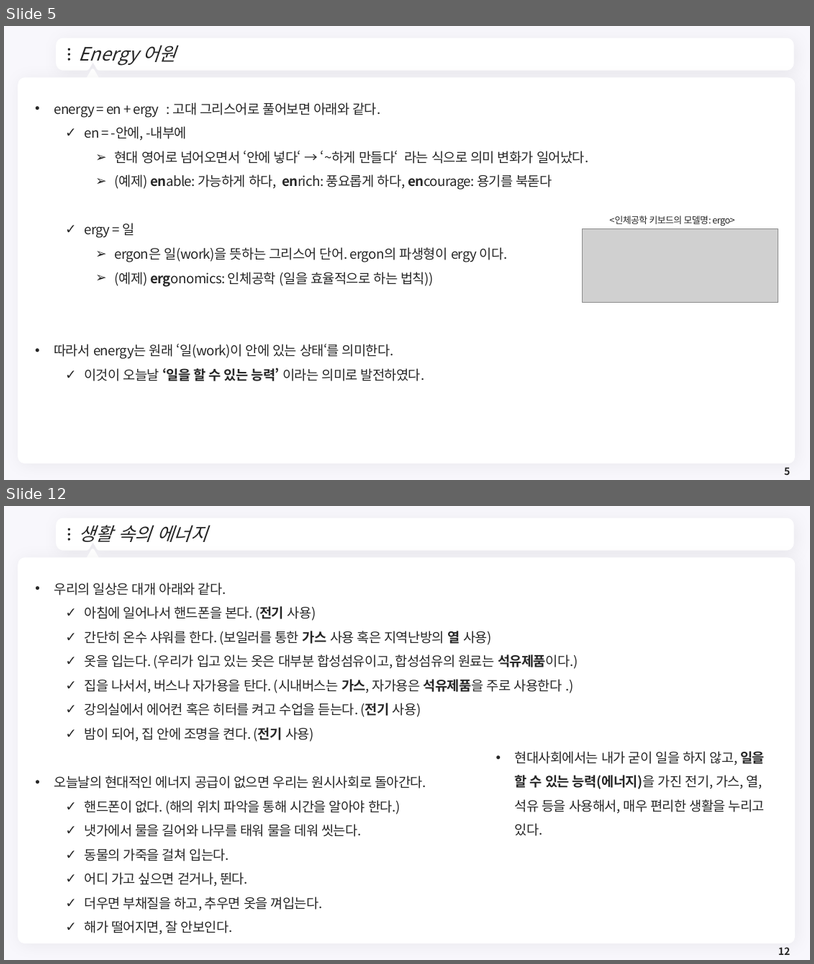
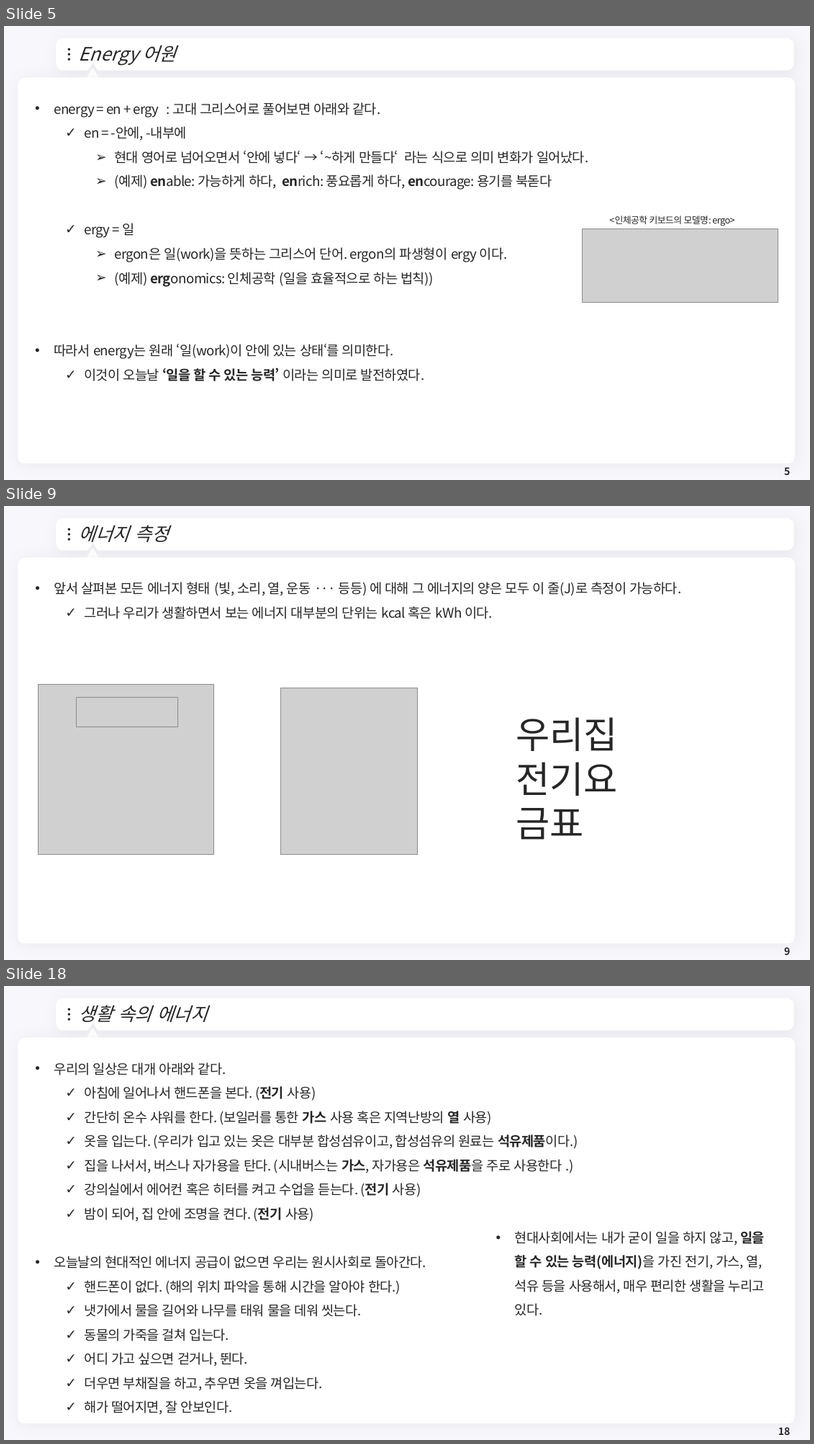
Before and after one commit to meandthey/Teaching, a slide deck: 에너지경제학/자원에너지경제학_Chapter_1.pptx. Shown one above the other, each under a label of ours: slides 5 and 12 before the commit, slides 5, 9 and 18 after it; the slides between them are not shown. The pictures are 814x964 and 814x1444 pixels, drawn with LibreOffice and Linux fonts; fonts in the diff are those of the drawing; grey boxes stand for pictures; background and template pictures are left out. Boxes give left, top, right and bottom in pixels: in the first picture for what was removed or moved away, otherwise in the second. Text is boxed around its words. In the diff, an @@ line names an element or a change of style, - is before the commit and + after.

```diff
--- a/에너지경제학/자원에너지경제학_Chapter_1.pptx
+++ b/에너지경제학/자원에너지경제학_Chapter_1.pptx
@@ slide 9 added at bbox=[4, 506, 810, 960], background #F8F7FC; not listed: 7 template elements that a slide beside it also shows @@
@@ title added at bbox=[79, 525, 169, 542], 22 pt, text #262626, italic @@
+에너지 측정
@@ text added at bbox=[54, 582, 682, 619], 16 pt, text #262626 @@
+• 앞서 살펴본 모든 에너지 형태 (빛, 소리, 열, 운동 ··· 등등) 에 대해 그 에너지의 양은 모두 이 줄(J)로 측정이 가능하다.
+  ✓ 그러나 우리가 생활하면서 보는 에너지 대부분의 단위는 kcal 혹은 kWh 이다.
@@ picture added at bbox=[38, 685, 214, 854] @@
@@ picture added at bbox=[76, 698, 178, 726] @@
@@ picture added at bbox=[280, 688, 418, 854] @@
@@ text added at bbox=[517, 717, 618, 839], 44 pt, text #262626 @@
+우리집 전기요금표
@@ page number added at bbox=[784, 947, 790, 955], 12 pt, text #262626, bold @@
+9
@@ what was slide 12 is now slide 18 @@
@@ page number at bbox=[779, 1427, 790, 1435]: text changed @@
-12
+18
```
Also in this commit, not shown: 6 slides changed, 5 other slides added.
